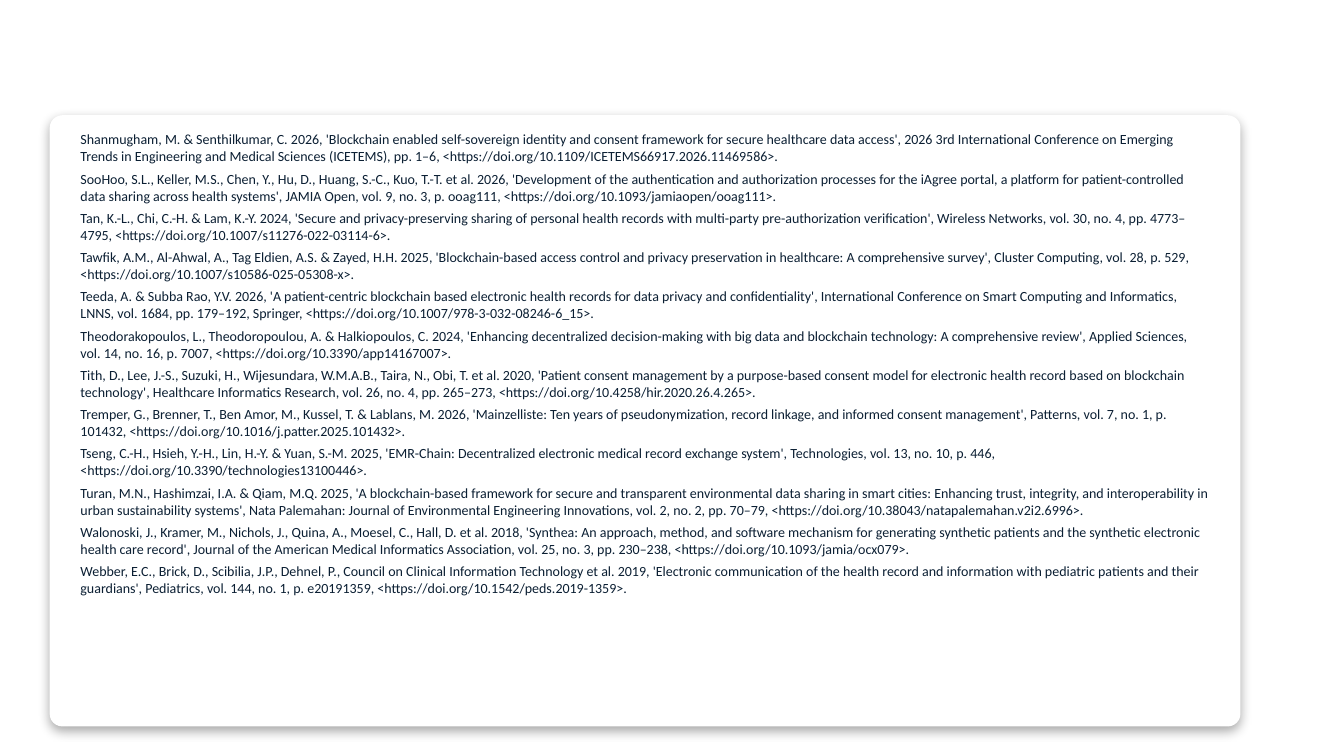
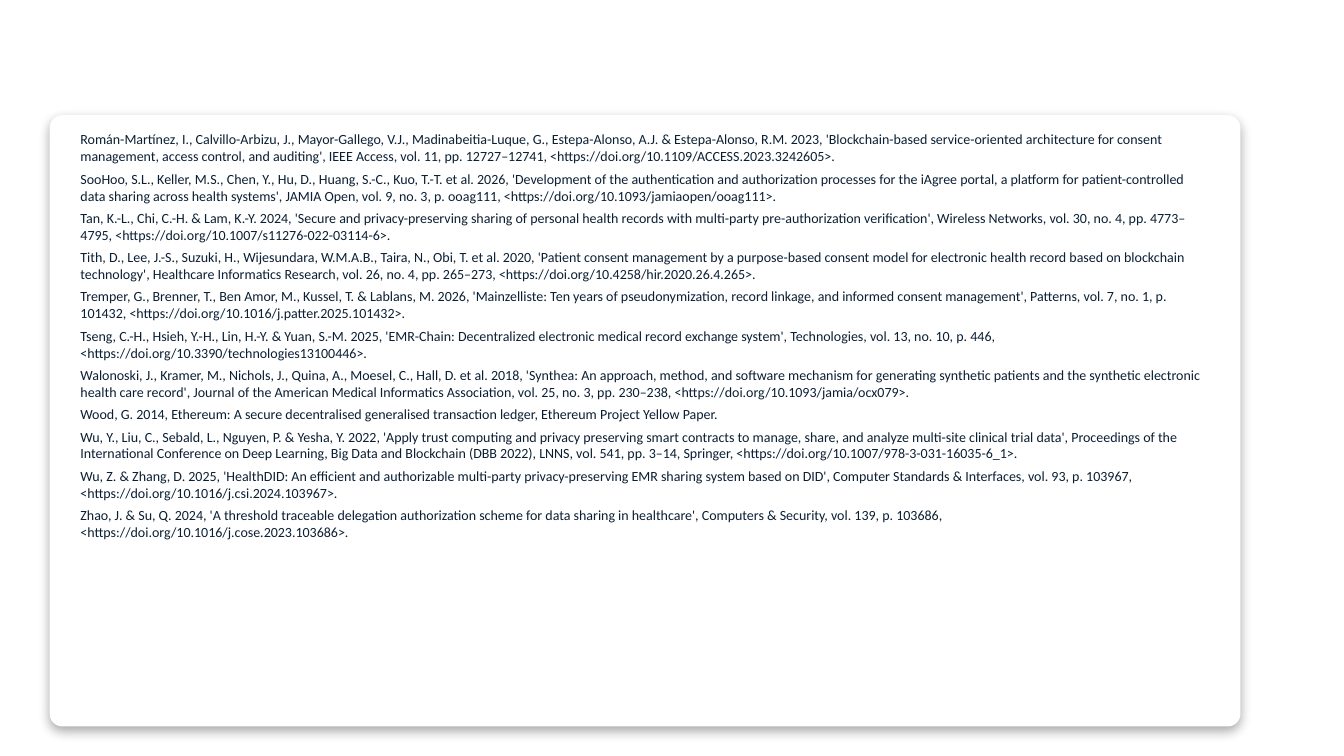
Before and after one commit to yasir12345678900/HealthRWA-Sepolia-Personal-try, a slide deck: slide 41 of docs/Yasir_Candidature_Reassessment_Slides_Simple_YELLOW_changes.pptx (slide 45 before the commit). Drawn at 1344x756 pixels with LibreOffice and Linux fonts; fonts in the diff are those of the drawing; background and template pictures are left out. Boxes give left, top, right and bottom in pixels: in the first picture for what was removed or moved away, otherwise in the second. Text is boxed around its words. In the diff, an @@ line names an element or a change of style, - is before the commit and + after.

```diff
--- a/docs/Yasir_Candidature_Reassessment_Slides_Simple_YELLOW_changes.pptx
+++ b/docs/Yasir_Candidature_Reassessment_Slides_Simple_YELLOW_changes.pptx
@@ text at (80,134,1162,164): text changed @@
-Shanmugham, M. & Senthilkumar, C. 2026, 'Blockchain enabled self-sovereign identity and consent framework for secure healthcare data access', 2026 3rd International Conference on Emerging Trends in Engineering and Medical Sciences (ICETEMS), pp. 1–6, <https://doi.org/10.1109/ICETEMS66917.2026.11469586>.
+Román-Martínez, I., Calvillo-Arbizu, J., Mayor-Gallego, V.J., Madinabeitia-Luque, G., Estepa-Alonso, A.J. & Estepa-Alonso, R.M. 2023, 'Blockchain-based service-oriented architecture for consent management, access control, and auditing', IEEE Access, vol. 11, pp. 12727–12741, <https://doi.org/10.1109/ACCESS.2023.3242605>.
@@ text at (80,252,1189,361): paragraphs removed @@
-Tawfik, A.M., Al-Ahwal, A., Tag Eldien, A.S. & Zayed, H.H. 2025, 'Blockchain-based access control and privacy preservation in healthcare: A comprehensive survey', Cluster Computing, vol. 28, p. 529, <https://doi.org/10.1007/s10586-025-05308-x>.
-Teeda, A. & Subba Rao, Y.V. 2026, 'A patient-centric blockchain based electronic health records for data privacy and confidentiality', International Conference on Smart Computing and Informatics, LNNS, vol. 1684, pp. 179–192, Springer, <https://doi.org/10.1007/978-3-032-08246-6_15>.
-Theodorakopoulos, L., Theodoropoulou, A. & Halkiopoulos, C. 2024, 'Enhancing decentralized decision-making with big data and blockchain technology: A comprehensive review', Applied Sciences, vol. 14, no. 16, p. 7007, <https://doi.org/10.3390/app14167007>.
@@ text at (80,409,1177,540): text changed @@
-Webber, E.C., Brick, D., Scibilia, J.P., Dehnel, P., Council on Clinical Information Technology et al. 2019, 'Electronic communication of the health record and information with pediatric patients and their guardians', Pediatrics, vol. 144, no. 1, p. e20191359, <https://doi.org/10.1542/peds.2019-1359>.
+Wood, G. 2014, Ethereum: A secure decentralised generalised transaction ledger, Ethereum Project Yellow Paper.
+Wu, Y., Liu, C., Sebald, L., Nguyen, P. & Yesha, Y. 2022, 'Apply trust computing and privacy preserving smart contracts to manage, share, and analyze multi-site clinical trial data', Proceedings of the International Conference on Deep Learning, Big Data and Blockchain (DBB 2022), LNNS, vol. 541, pp. 3–14, Springer, <https://doi.org/10.1007/978-3-031-16035-6_1>.
+Wu, Z. & Zhang, D. 2025, 'HealthDID: An efficient and authorizable multi-party privacy-preserving EMR sharing system based on DID', Computer Standards & Interfaces, vol. 93, p. 103967, <https://doi.org/10.1016/j.csi.2024.103967>.
+Zhao, J. & Su, Q. 2024, 'A threshold traceable delegation authorization scheme for data sharing in healthcare', Computers & Security, vol. 139, p. 103686, <https://doi.org/10.1016/j.cose.2023.103686>.
@@ text at (80,488,1208,518): paragraph removed @@
-Turan, M.N., Hashimzai, I.A. & Qiam, M.Q. 2025, 'A blockchain-based framework for secure and transparent environmental data sharing in smart cities: Enhancing trust, integrity, and interoperability in urban sustainability systems', Nata Palemahan: Journal of Environmental Engineering Innovations, vol. 2, no. 2, pp. 70–79, <https://doi.org/10.38043/natapalemahan.v2i2.6996>.
```
Also in this commit, not shown: 26 other slides changed, 2 slides added, 7 slides removed, 3 other files.
